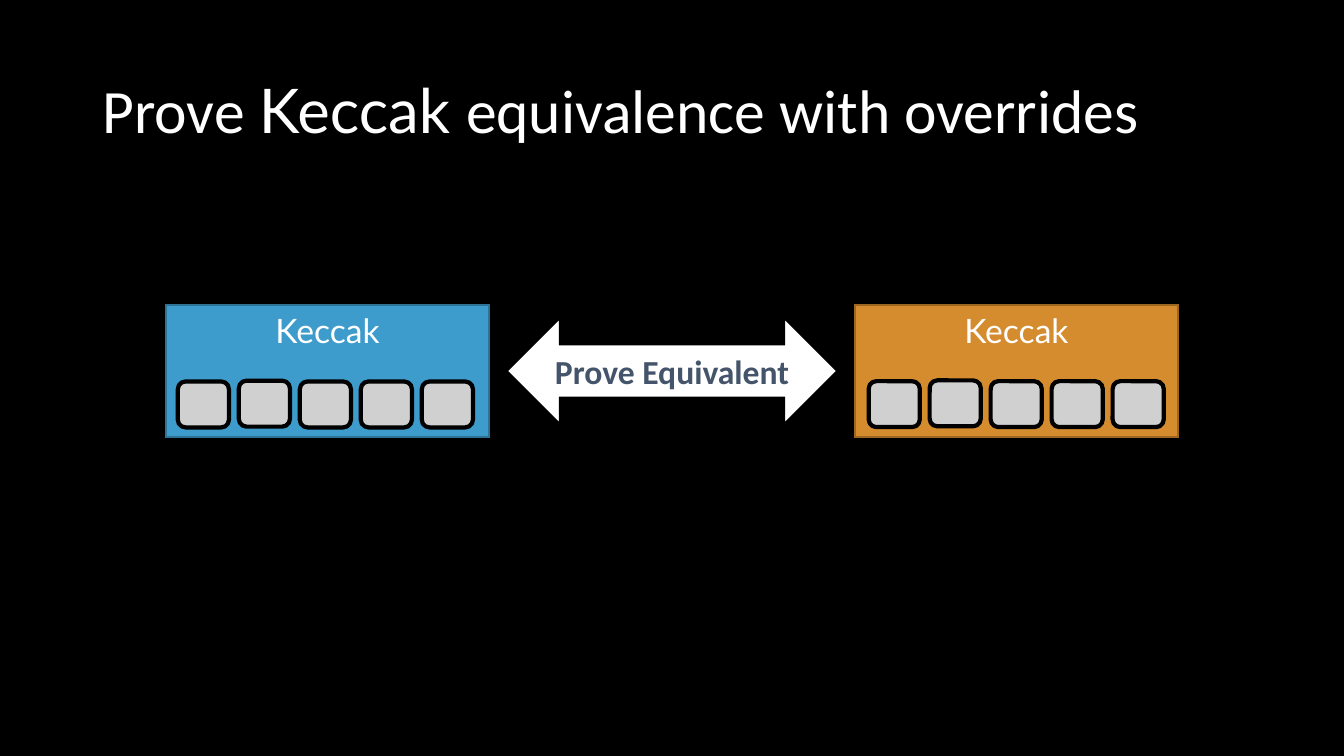
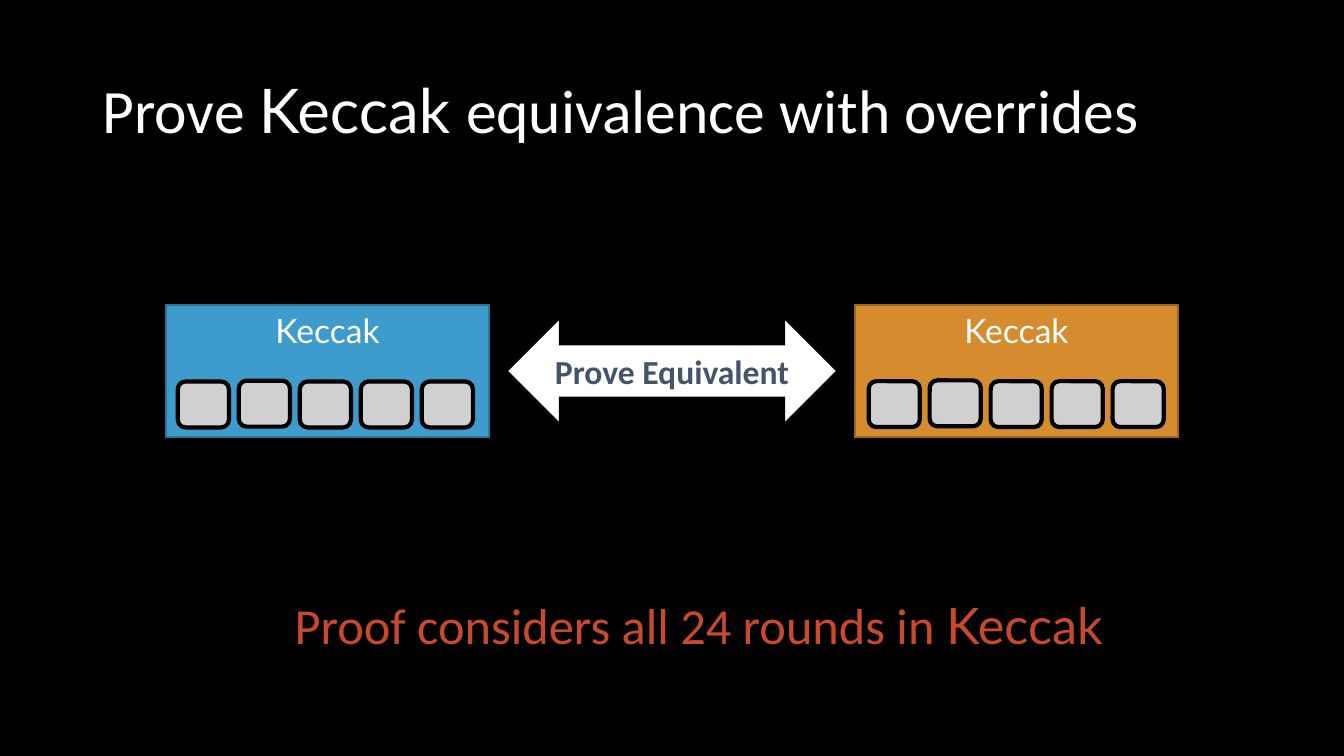
Before and after one commit to ericmercer/sha3-verification, a slide deck: slide 17 of presentation/SPIN2022.pptx (slide 15 before the commit). Drawn at 1344x756 pixels with LibreOffice and Linux fonts; fonts in the diff are those of the drawing; grey boxes stand for pictures. Boxes give left, top, right and bottom in pixels: in the first picture for what was removed or moved away, otherwise in the second. Text is boxed around its words. In the diff, an @@ line names an element or a change of style, - is before the commit and + after.

```diff
--- a/presentation/SPIN2022.pptx
+++ b/presentation/SPIN2022.pptx
@@ text added at [295, 607, 1102, 645], 36 pt, text #C9492C @@
+Proof considers all 24 rounds in Keccak
```
Also in this commit, not shown: 3 other slides changed, 3 slides added.
